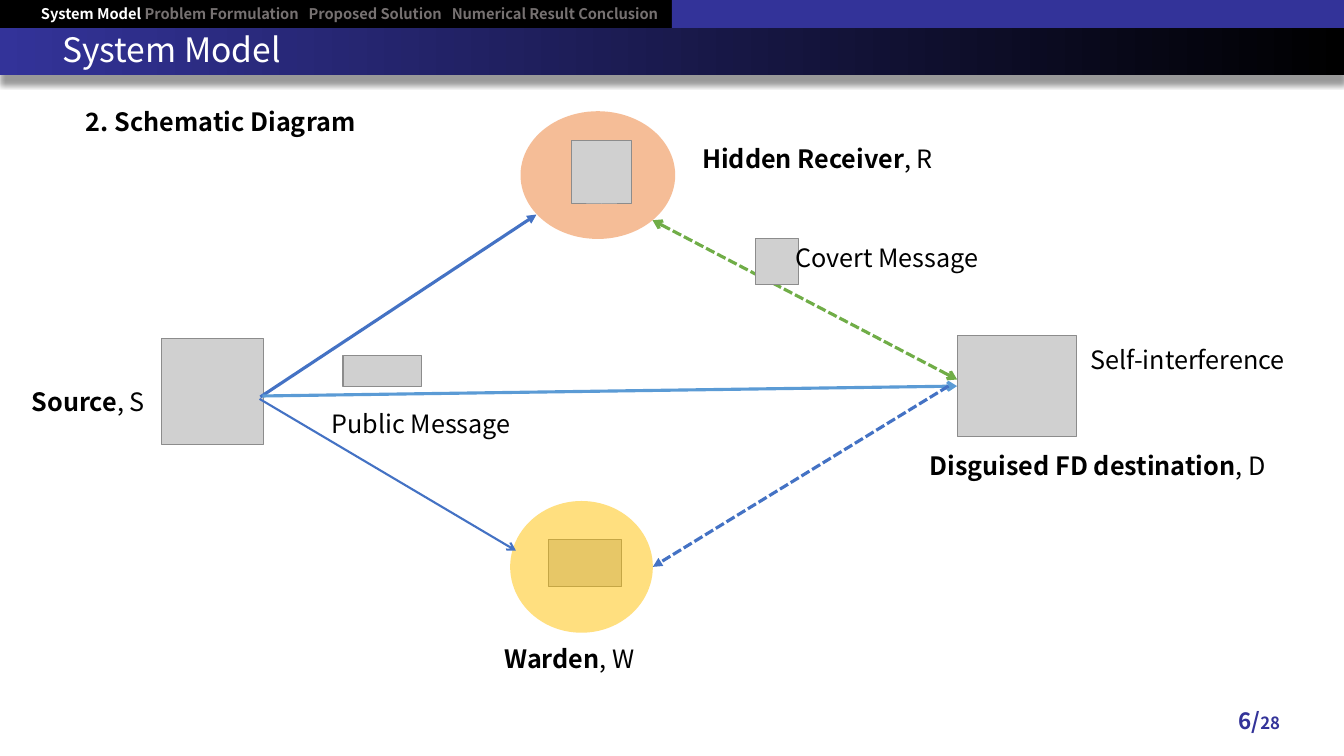
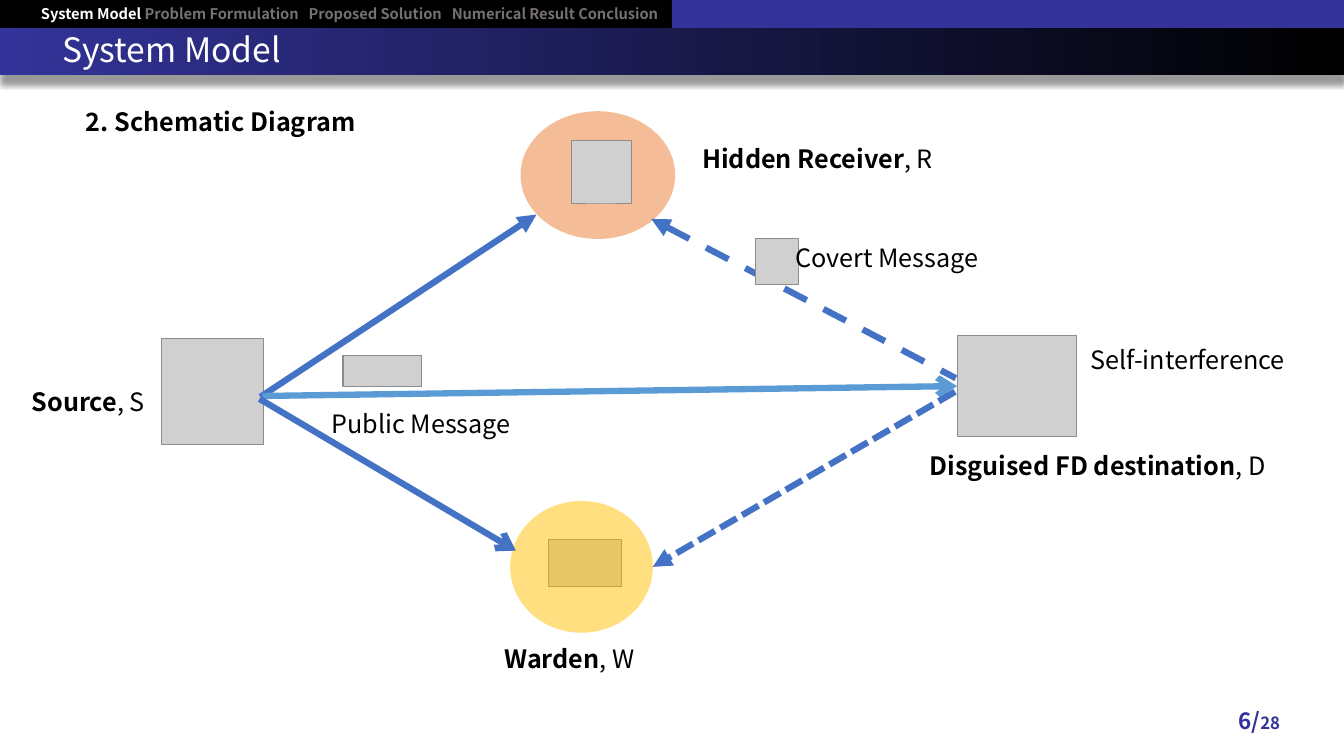
Before and after one commit to RefatHanbat/Presentation-of-SDM, a slide deck: slide 6 of New Problem/Thesis Defense slide.pptx. Drawn at 1344x756 pixels with LibreOffice and Linux fonts; fonts in the diff are those of the drawing; grey boxes stand for pictures. Boxes give left, top, right and bottom in pixels: in the first picture for what was removed or moved away, otherwise in the second. Text is boxed around its words. In the diff, an @@ line names an element or a change of style, - is before the commit and + after.

Commit message:
updated

```diff
--- a/New Problem/Thesis Defense slide.pptx
+++ b/New Problem/Thesis Defense slide.pptx
@@ arrow (260, 397) - (536, 215): stroke #4472C4 2.25 pt to #4472C4 4.5 pt @@
@@ double arrow (651, 219) - (956, 378): double arrow to arrow; stroke #70AD47 2.25 pt dashed to #4472C4 4.5 pt dashed @@
@@ arrow (262, 396) - (958, 386): stroke #5B9BD5 2.25 pt to #5B9BD5 4.5 pt @@
@@ arrow (260, 399) - (516, 551): stroke #4472C4 1.5 pt to #4472C4 4.5 pt @@
@@ arrow moved from (949, 386) - (653, 567) to (956, 392) - (653, 567) @@
@@ arrow (956, 392) - (653, 567): stroke #4472C4 2.25 pt dashed to #4472C4 4.5 pt dashed @@
```
Also in this commit, not shown: 5 other slides changed.
